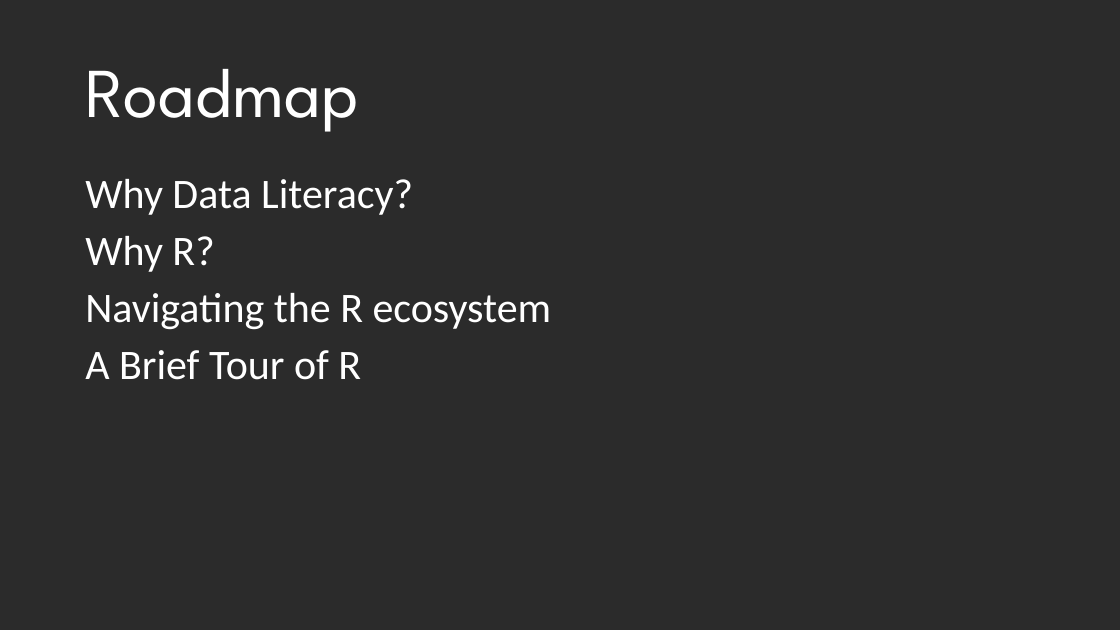
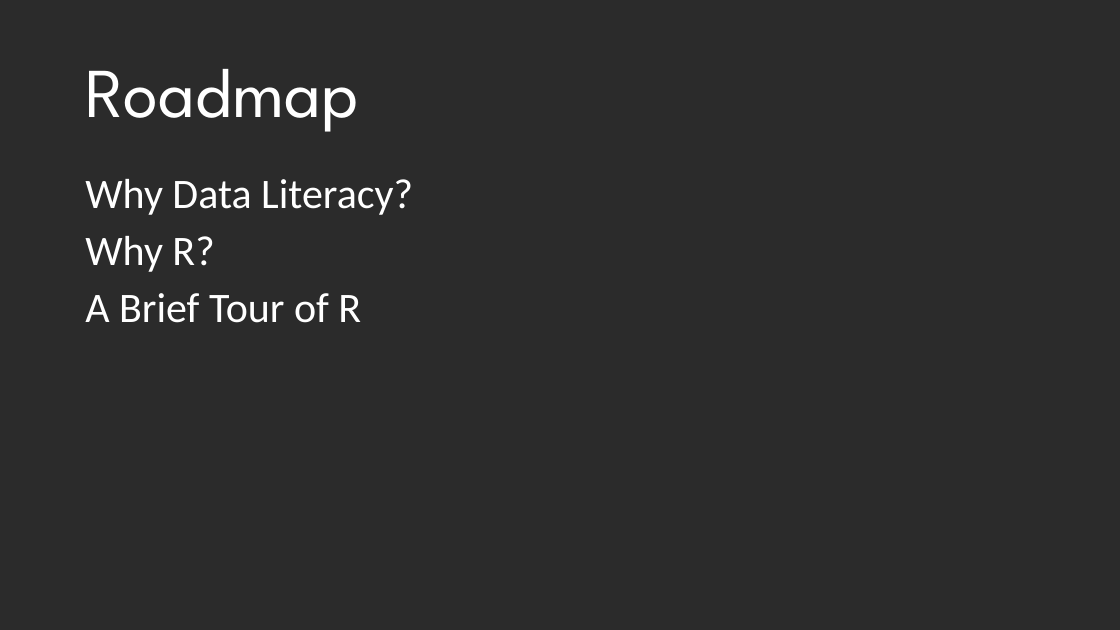
Before and after one commit to DustinEwers/r-talk-demos, a slide deck: slide 3 of slides/r_slides.pptx. Drawn at 1120x630 pixels with LibreOffice and Linux fonts; fonts in the diff are those of the drawing; background and template pictures are left out; a plain dark background stands for a picture behind light text. Boxes give left, top, right and bottom in pixels: in the first picture for what was removed or moved away, otherwise in the second. Text is boxed around its words. In the diff, an @@ line names an element or a change of style, - is before the commit and + after.

Commit message:
Slide updates

```diff
--- a/slides/r_slides.pptx
+++ b/slides/r_slides.pptx
@@ text at <box>85,293,552,330</box>: paragraph removed @@
-Navigating the R ecosystem
```
Also in this commit, not shown: 1 slide added.
